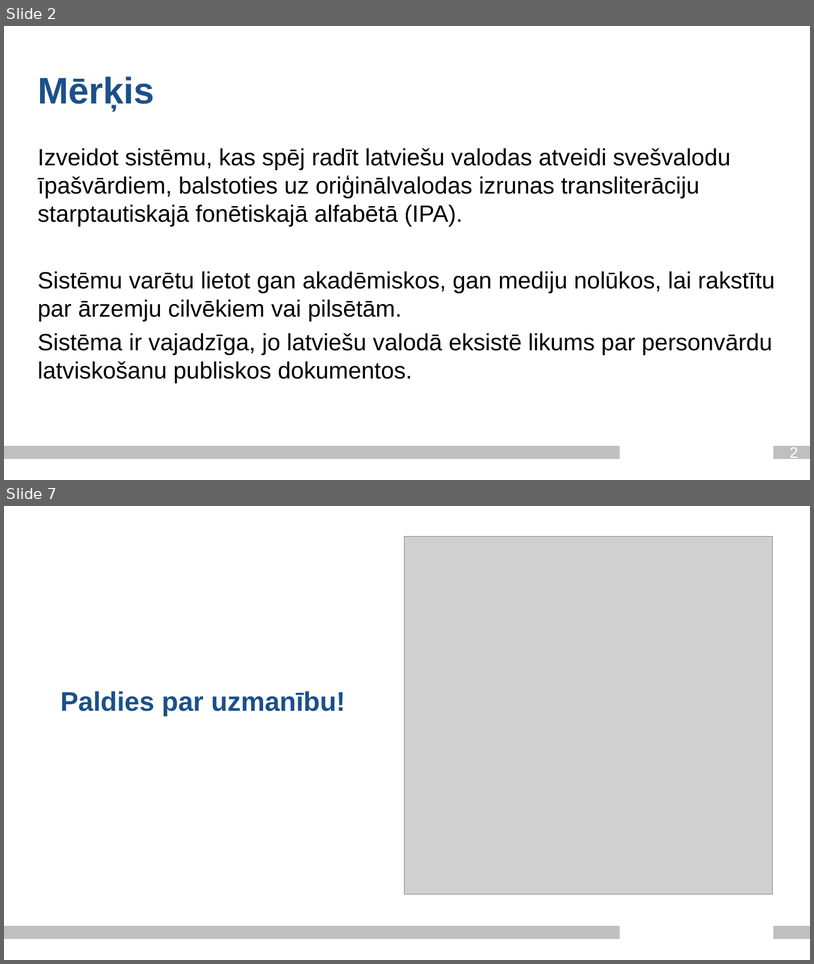
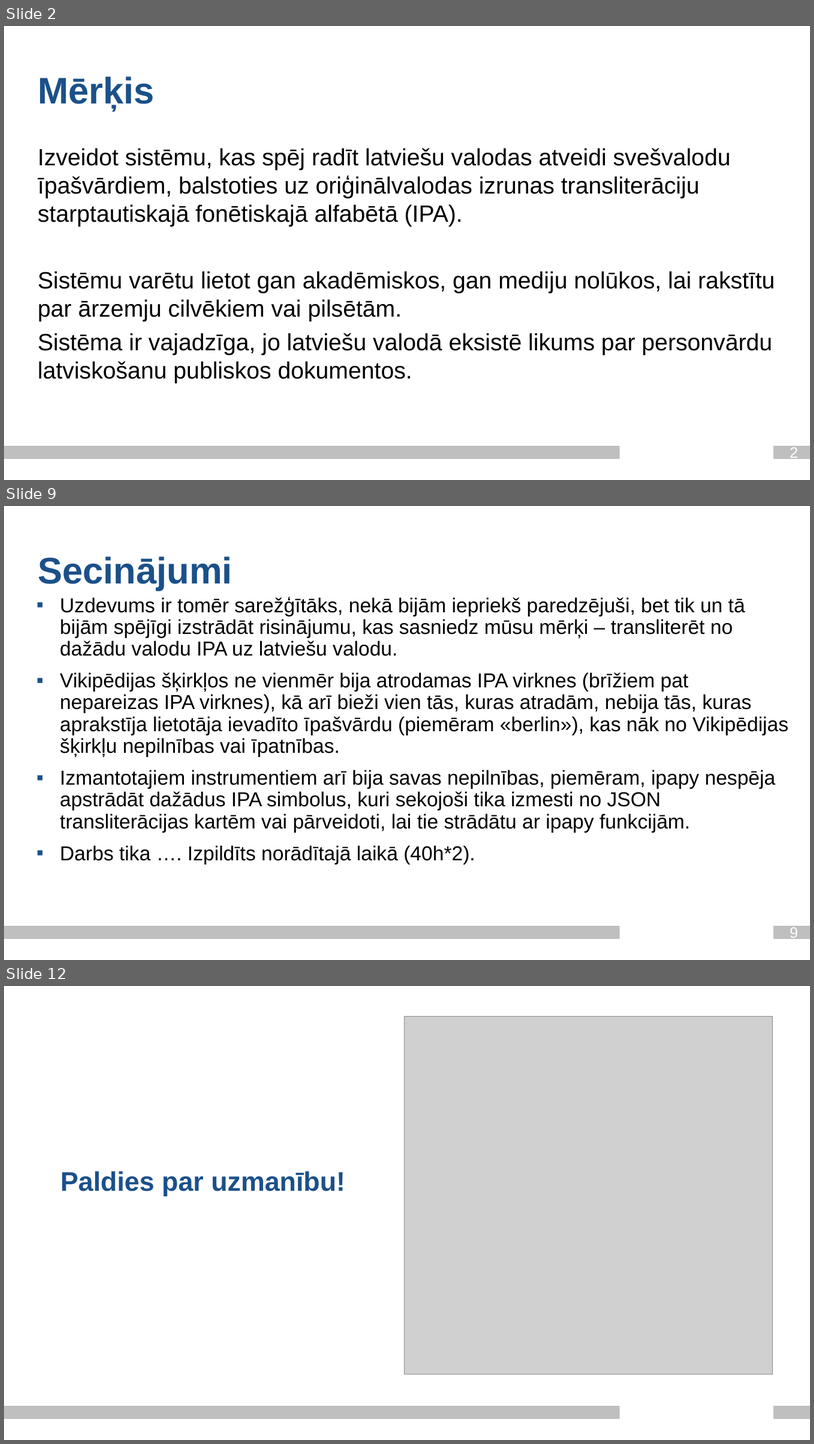
Before and after one commit to Paddlebear/valteh-ipa-translit, a slide deck: docs/valodasprez_2_ag21201_je21033.pptx. Shown one above the other, each under a label of ours: slides 2 and 7 before the commit, slides 2, 9 and 12 after it; the slides between them are not shown. The pictures are 814x964 and 814x1444 pixels, drawn with LibreOffice and Linux fonts; fonts in the diff are those of the drawing; grey boxes stand for pictures; background and template pictures are left out. Boxes give left, top, right and bottom in pixels: in the first picture for what was removed or moved away, otherwise in the second. Text is boxed around its words. In the diff, an @@ line names an element or a change of style, - is before the commit and + after.

```diff
--- a/docs/valodasprez_2_ag21201_je21033.pptx
+++ b/docs/valodasprez_2_ag21201_je21033.pptx
@@ slide 9 added at (4,506,810,960), background #FFFFFF; not listed: 2 template elements that a slide beside it also shows @@
@@ title added at (38,556,233,590), 44 pt, text #1B5089, bold @@
+Secinājumi
@@ text added at (60,597,789,864), 24 pt, text #000000 @@
+▪ Uzdevums ir tomēr sarežģītāks, nekā bijām iepriekš paredzējuši, bet tik un tā bijām spējīgi izstrādāt risinājumu, kas sasniedz mūsu mērķi – transliterēt no dažādu valodu IPA uz latviešu valodu.
+▪ Vikipēdijas šķirkļos ne vienmēr bija atrodamas IPA virknes (brīžiem pat nepareizas IPA virknes), kā arī bieži vien tās, kuras atradām, nebija tās, kuras aprakstīja lietotāja ievadīto īpašvārdu (piemēram «berlin»), kas nāk no Vikipēdijas šķirkļu nepilnības vai īpatnības.
+▪ Izmantotajiem instrumentiem arī bija savas nepilnības, piemēram, ipapy nespēja apstrādāt dažādus IPA simbolus, kuri sekojoši tika izmesti no JSON transliterācijas kartēm vai pārveidoti, lai tie strādātu ar ipapy funkcijām.
+▪ Darbs tika …. Izpildīts norādītajā laikā (40h*2).
@@ page number added at (790,927,798,941), 18 pt, text #FFFFFF @@
+9
@@ what was slide 7 is now slide 12 @@
```
Also in this commit, not shown: 3 slides changed, 6 other slides added, 2 slides removed.
